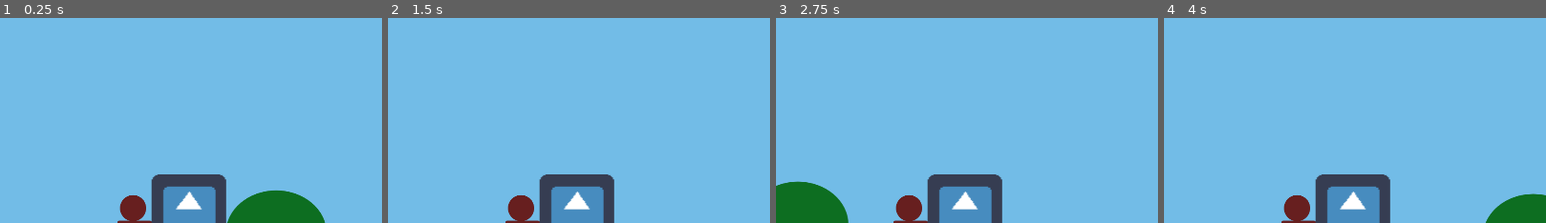
Above: before the commit, frames 1-4 (left to right).
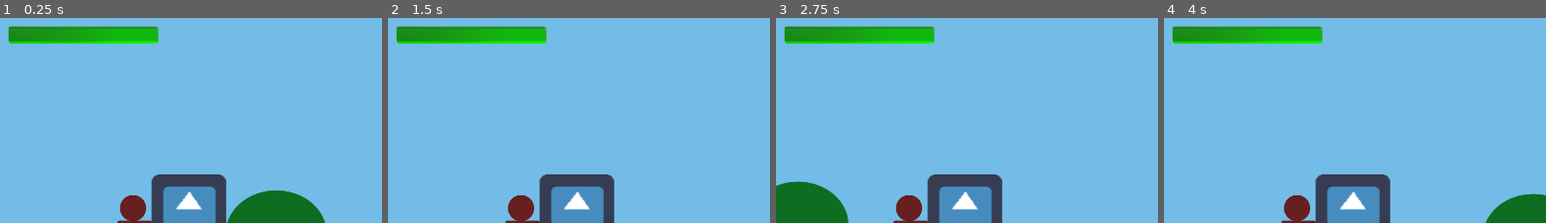
Above: after the commit, the same moments.

Repository: S-Blanco/GMTK_gamejam2023
Game: Godot game, scene res://Src/World/world.tscn
Same seed, same stepped clock (60 frames per second), same inputs: the game is played once before the commit and once after it. The engine's default icon, where the game draws it, is replaced by a stand-in: a white triangle on a blue panel in a dark square.
Inputs:
- Up to frame 1 (0.25 s): no input
- Up to frame 2 (1.5 s): no input
- Up to frame 3 (2.75 s): no input
- Up to frame 4 (4 s): no input
The pictures show only the part of the screen within x 3-53%, y 8-58%; the shares and areas given below are measured in that part.

The runs differ from the first frame. In frame 1, 3.5% of the frame differs, in the area x 2-42%, y 3-13%; in frame 2, 3.5%; in frame 3, 3.5%; in frame 4, 3.5%.

Commit message:
global_variable changed, health bar 'test' added

Diff:
--- a/Game/Src/Characters/Enemy.gd
+++ b/Game/Src/Characters/Enemy.gd
@@ -32,5 +32,6 @@
 
 
 func _on_Visibility_screen_exited():
-	GlobalVariables.glory += 0.03
+	GlobalVariables.glory = GlobalVariables.glory + 0.03
+	GlobalVariables.damage += 0.03
 	queue_free() # Replace with function body.
--- a/Game/Src/Characters/StatsGen.gd
+++ b/Game/Src/Characters/StatsGen.gd
@@ -2,7 +2,7 @@
 
 class_name StatsGen
 
-export var max_health = 1
+export var max_health = 0.2
 export var strength = 10
 export var defense = 5
 
--- a/Game/Src/UI/GloryUI.gd
+++ b/Game/Src/UI/GloryUI.gd
@@ -7,8 +7,9 @@
 
 func _ready():
 	max_glory = full.rect_scale.x
+	print(max_glory)
 
 func set_glory(value):
-	GlobalVariables.glory = clamp(value, 0.03, max_glory)
+	GlobalVariables.glory = clamp(value, 0, max_glory)
 	if filling != null:
 		filling.rect_scale.x = value
--- /dev/null
+++ b/Game/Src/UI/HealthUI.gd
@@ -0,0 +1,16 @@
+extends Control
+
+onready var stats = $StatsGen
+
+onready var green =$Green
+onready var red = $Red
+
+var max_damage
+
+func _ready():
+	max_damage = green.rect_scale.x
+
+func set_damage(value):
+	GlobalVariables.damage = clamp(value, 0, max_damage)
+	if red != null:
+		red.rect_scale.x = value
--- /dev/null
+++ b/Game/Src/UI/HealthUI.tscn
@@ -0,0 +1,26 @@
+[gd_scene load_steps=5 format=2]
+
+[ext_resource path="res://Src/Characters/StatsGen.tscn" type="PackedScene" id=1]
+[ext_resource path="res://Assets/UI/green_bar.png" type="Texture" id=2]
+[ext_resource path="res://Assets/UI/red_bar.png" type="Texture" id=3]
+[ext_resource path="res://Src/UI/HealthUI.gd" type="Script" id=4]
+
+[node name="HealthUI" type="Control"]
+margin_right = 40.0
+margin_bottom = 40.0
+script = ExtResource( 4 )
+
+[node name="StatsGen" parent="." instance=ExtResource( 1 )]
+
+[node name="Green" type="TextureRect" parent="."]
+margin_right = 40.0
+margin_bottom = 40.0
+rect_scale = Vector2( 0.5, 0.7 )
+texture = ExtResource( 2 )
+
+[node name="Red" type="TextureRect" parent="."]
+margin_top = 2.0
+margin_right = 1920.0
+margin_bottom = 402.0
+rect_scale = Vector2( 1e-05, 0.7 )
+texture = ExtResource( 3 )
--- a/Game/Src/World/world.gd
+++ b/Game/Src/World/world.gd
@@ -3,10 +3,15 @@
 
 onready var gloryUI = $CanvasLayer/GloryUI
 onready var dist = $CanvasLayer/GloryUI/distance
+onready var healthUI =$CanvasLayer/HealthUI
+onready var red = $CanvasLayer/HealthUI/Red
 
 func _process(_delta):
-	if GlobalVariables.glory > 0.03:
+	if GlobalVariables.glory > 0.03 and GlobalVariables.glory <= gloryUI.max_glory:
 		gloryUI.set_glory(GlobalVariables.glory)
 
 	if GlobalVariables.distance > 0:
 		dist.text = "distance =" +str(GlobalVariables.distance)
+
+	if GlobalVariables.damage > 0:
+		healthUI.set_damage(GlobalVariables.damage)
--- a/Game/Src/World/world.tscn
+++ b/Game/Src/World/world.tscn
@@ -1,8 +1,9 @@
-[gd_scene load_steps=4 format=2]
+[gd_scene load_steps=5 format=2]
 
 [ext_resource path="res://Src/UI/GloryUI.tscn" type="PackedScene" id=1]
 [ext_resource path="res://Src/TestEnemyMovement.tscn" type="PackedScene" id=2]
 [ext_resource path="res://Src/World/world.gd" type="Script" id=3]
+[ext_resource path="res://Src/UI/HealthUI.tscn" type="PackedScene" id=4]
 
 [node name="world" type="Node2D"]
 script = ExtResource( 3 )
@@ -39,5 +40,20 @@
 margin_bottom = 150.0
 text = "distance = 0"
 
+[node name="HealthUI" parent="CanvasLayer" instance=ExtResource( 4 )]
+margin_left = 68.0
+margin_top = 132.0
+margin_right = 108.0
+margin_bottom = 172.0
+
+[node name="Green" parent="CanvasLayer/HealthUI" index="1"]
+rect_scale = Vector2( 0.2, 0.2 )
+
+[node name="Red" parent="CanvasLayer/HealthUI" index="2"]
+margin_top = 0.0
+margin_bottom = 400.0
+rect_scale = Vector2( 1e-05, 0.2 )
+
 [editable path="TestEnemyMovement"]
 [editable path="CanvasLayer/GloryUI"]
+[editable path="CanvasLayer/HealthUI"]
--- a/Game/global_variables.gd
+++ b/Game/global_variables.gd
@@ -2,3 +2,5 @@
 
 var distance = 0
 var glory = 0.03
+
+var damage = 0
Binary file added: Game/Assets/UI/green_bar.png
Not shown, added: Game/Assets/UI/green_bar.png.import
Binary file added: Game/Assets/UI/red_bar.png
Not shown, added: Game/Assets/UI/red_bar.png.import
